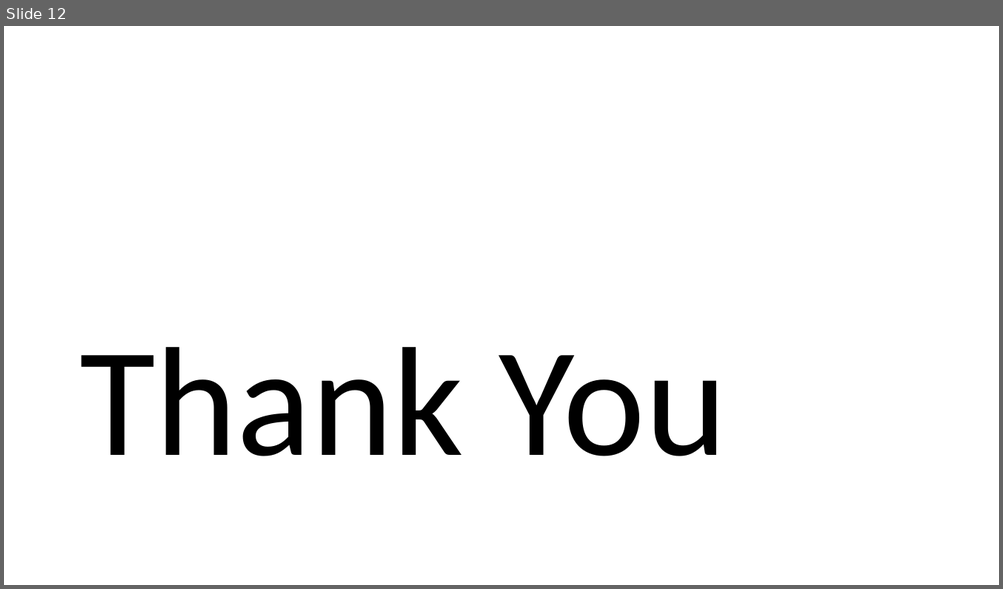
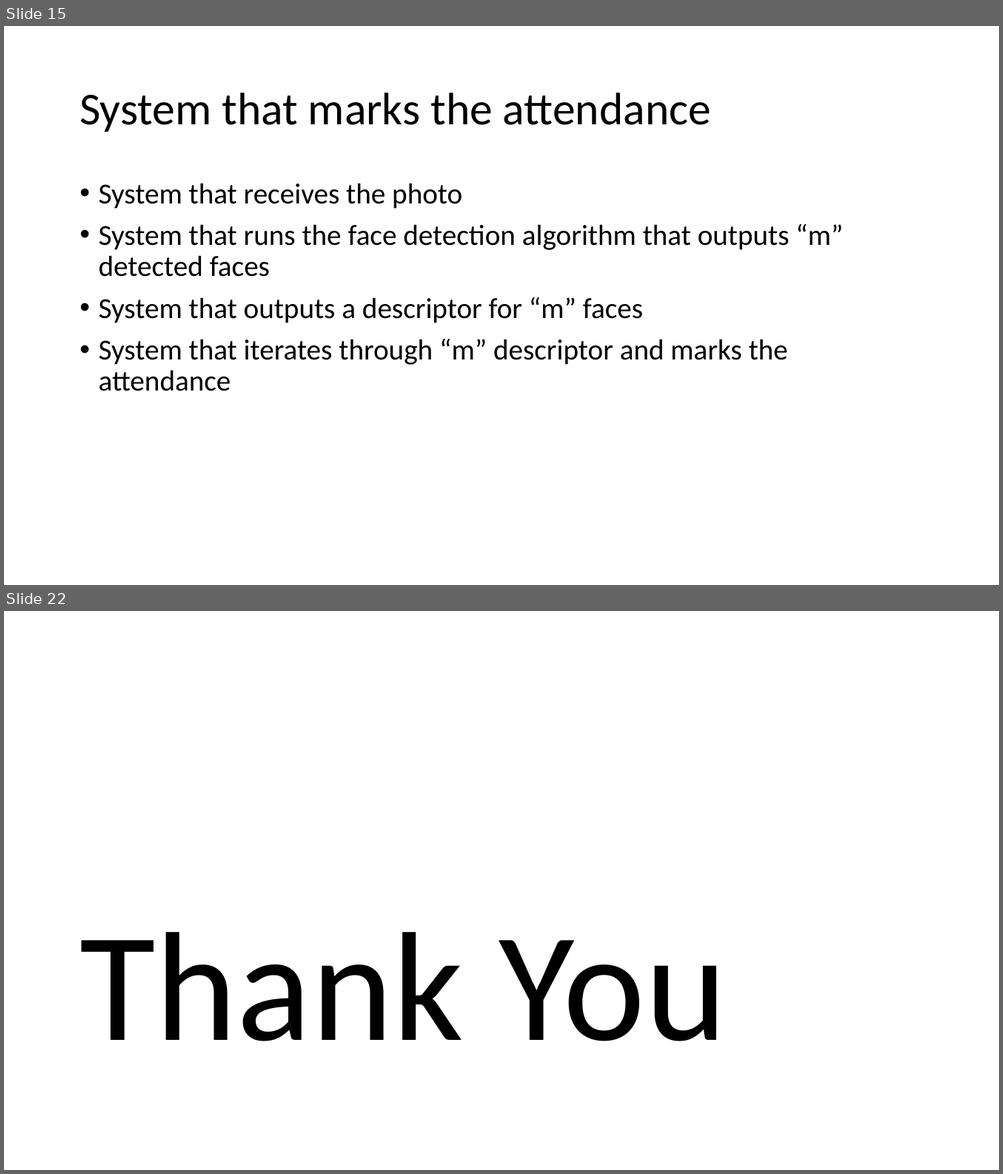
Before and after one commit to Chandru-crypted/Attendance_system_using_facial_recognition, a slide deck: DOCS/PPT's/Problem statement.pptx. Shown one above the other, each under a label of ours: slide 12 before the commit, slides 15 and 22 after it; the slides between them are not shown. The pictures are 1003x589 and 1003x1174 pixels, drawn with LibreOffice and Linux fonts; fonts in the diff are those of the drawing. Boxes give left, top, right and bottom in pixels: in the first picture for what was removed or moved away, otherwise in the second. Text is boxed around its words. In the diff, an @@ line names an element or a change of style, - is before the commit and + after.

```diff
--- a/DOCS/PPT's/Problem statement.pptx
+++ b/DOCS/PPT's/Problem statement.pptx
@@ slide 15 added at [4,26,999,585], background #FFFFFF @@
@@ title added at [79,93,711,132], 44 pt, text #000000 @@
+System that marks the attendance
@@ text added at [99,183,842,392], 28 pt, text #000000 @@
+• System that receives the photo
+• System that runs the face detection algorithm that outputs “m” detected faces
+• System that outputs a descriptor for “m” faces
+• System that iterates through “m” descriptor and marks the attendance
@@ what was slide 12 is now slide 22 @@
```
Also in this commit, not shown: 9 other slides added.
